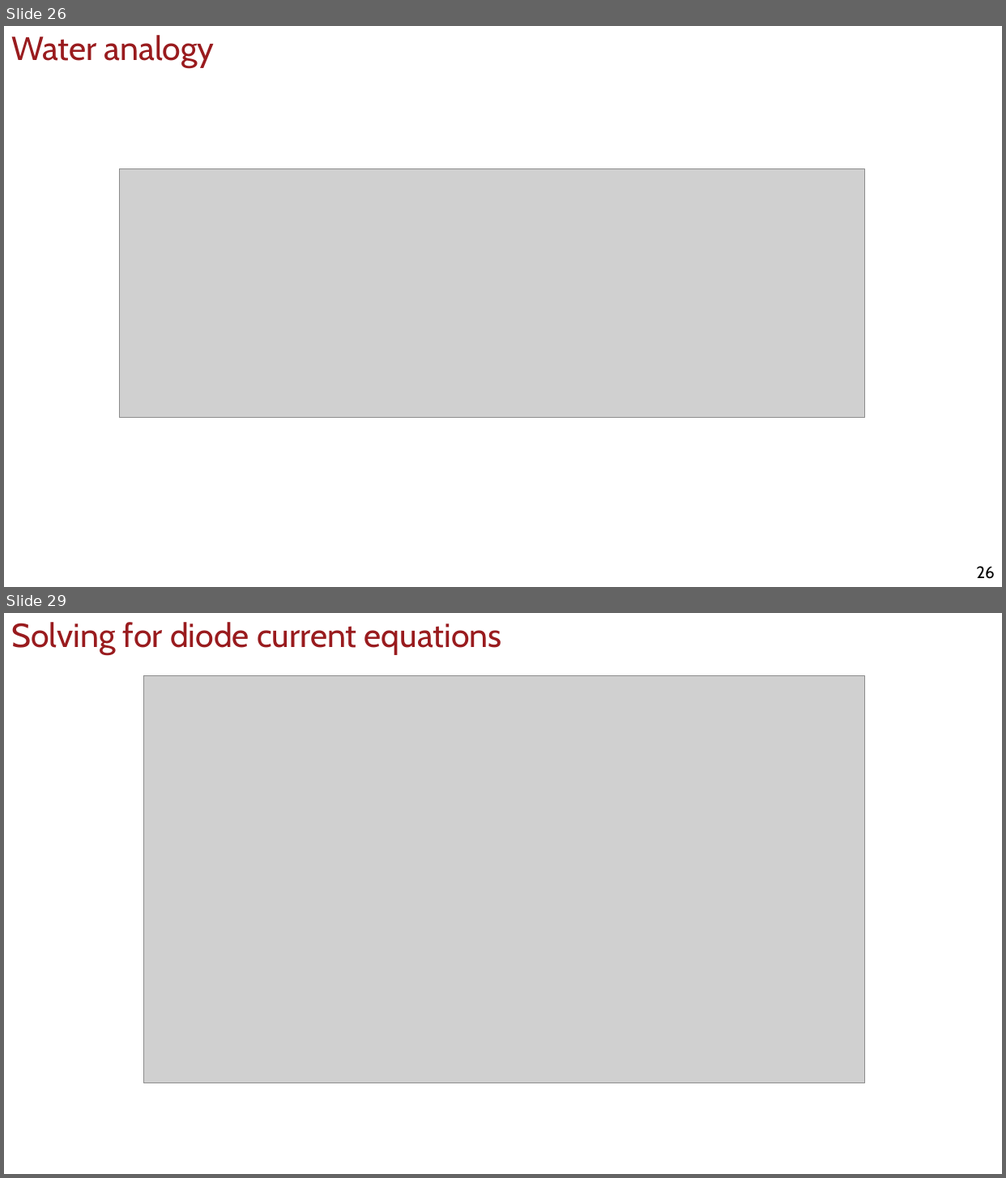
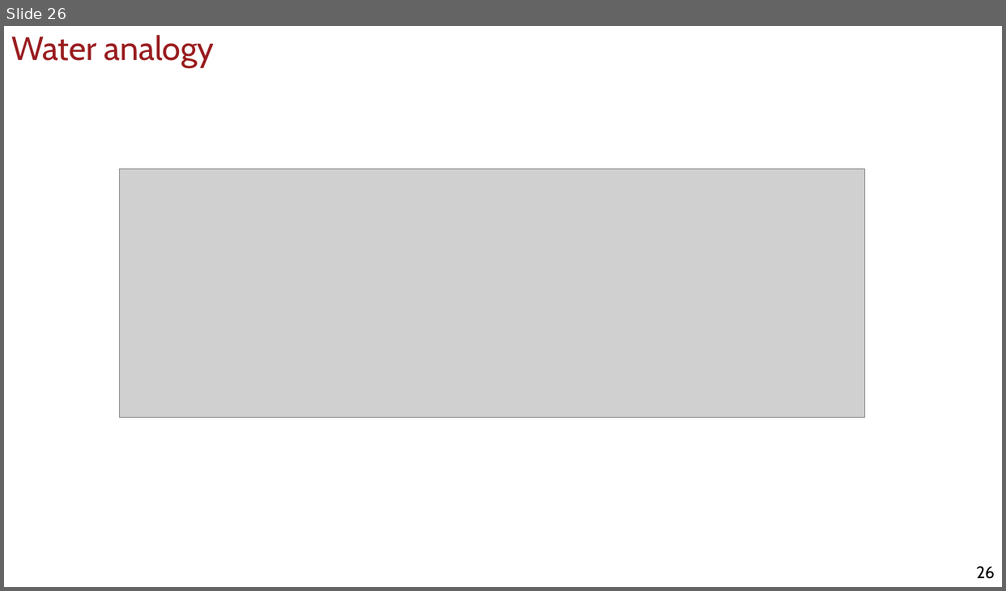
Before and after one commit to uscee105/ee105, a slide deck: assets/module-2-device/mod-2-lecture-9-devices-1.pptx. Shown one above the other, each under a label of ours: slides 26 and 29 before the commit, slide 26 after it; the slides between them are not shown. The pictures are 1006x1178 and 1006x591 pixels, drawn with LibreOffice and Linux fonts; fonts in the diff are those of the drawing; grey boxes stand for pictures; background and template pictures are left out. Boxes give left, top, right and bottom in pixels: in the first picture for what was removed or moved away, otherwise in the second. Text is boxed around its words. In the diff, an @@ line names an element or a change of style, - is before the commit and + after.

```diff
--- a/assets/module-2-device/mod-2-lecture-9-devices-1.pptx
+++ b/assets/module-2-device/mod-2-lecture-9-devices-1.pptx
@@ slide 29 removed at bbox=[4, 613, 1002, 1174], background #FFFFFF @@
@@ title removed at bbox=[11, 622, 502, 655] @@
-Solving for diode current equations
@@ picture removed at bbox=[144, 676, 865, 1082] @@
```
Also in this commit, not shown: 5 slides changed, 5 other slides removed, 10 other files.
